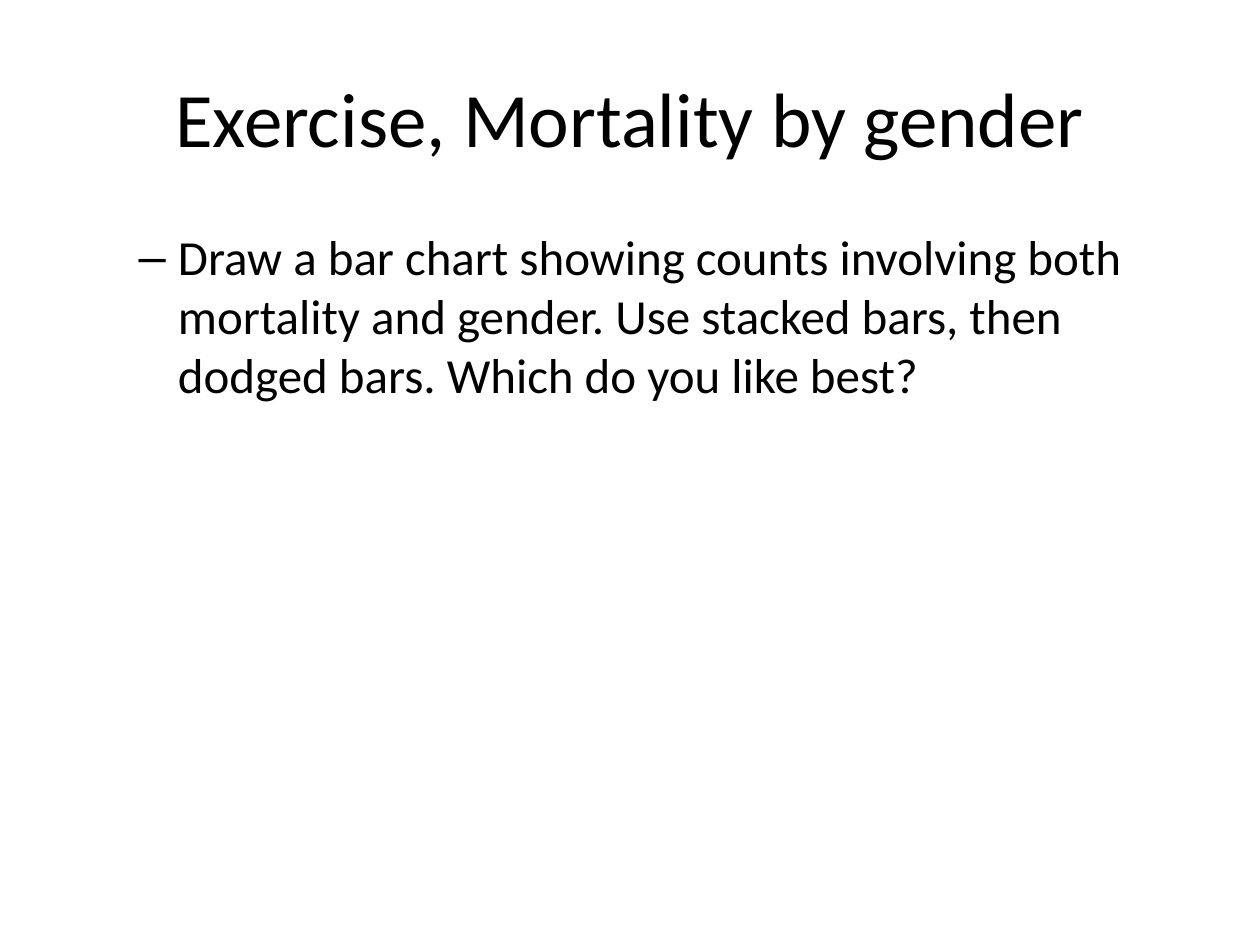
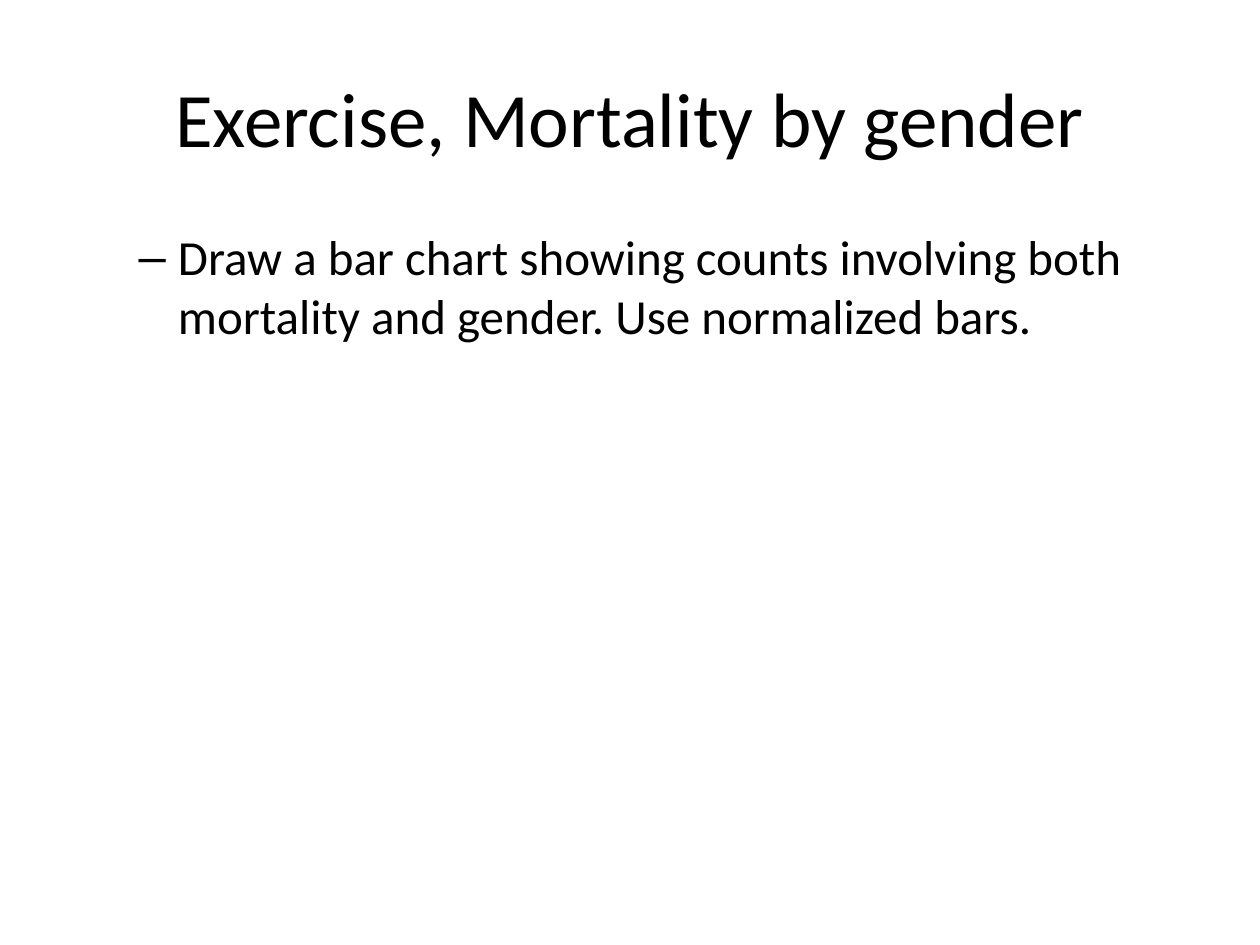
Before and after one commit to pmean/data-visualization, a slide deck: slide 45 of data-viz-02/component/fundamentals.pptx (slide 46 before the commit). Drawn at 1260x945 pixels with LibreOffice and Linux fonts; fonts in the diff are those of the drawing. Boxes give left, top, right and bottom in pixels: in the first picture for what was removed or moved away, otherwise in the second. Text is boxed around its words. In the diff, an @@ line names an element or a change of style, - is before the commit and + after.

```diff
--- a/data-viz-02/component/fundamentals.pptx
+++ b/data-viz-02/component/fundamentals.pptx
@@ text at bbox=[178, 241, 1121, 343]: text changed @@
-  – Draw a bar chart showing counts involving both mortality and gender. Use stacked bars, then dodged bars. Which do you like best?
+  – Draw a bar chart showing counts involving both mortality and gender. Use normalized bars.
```
Also in this commit, not shown: 7 other slides changed, 6 slides added, 12 slides removed, 16 other files.
